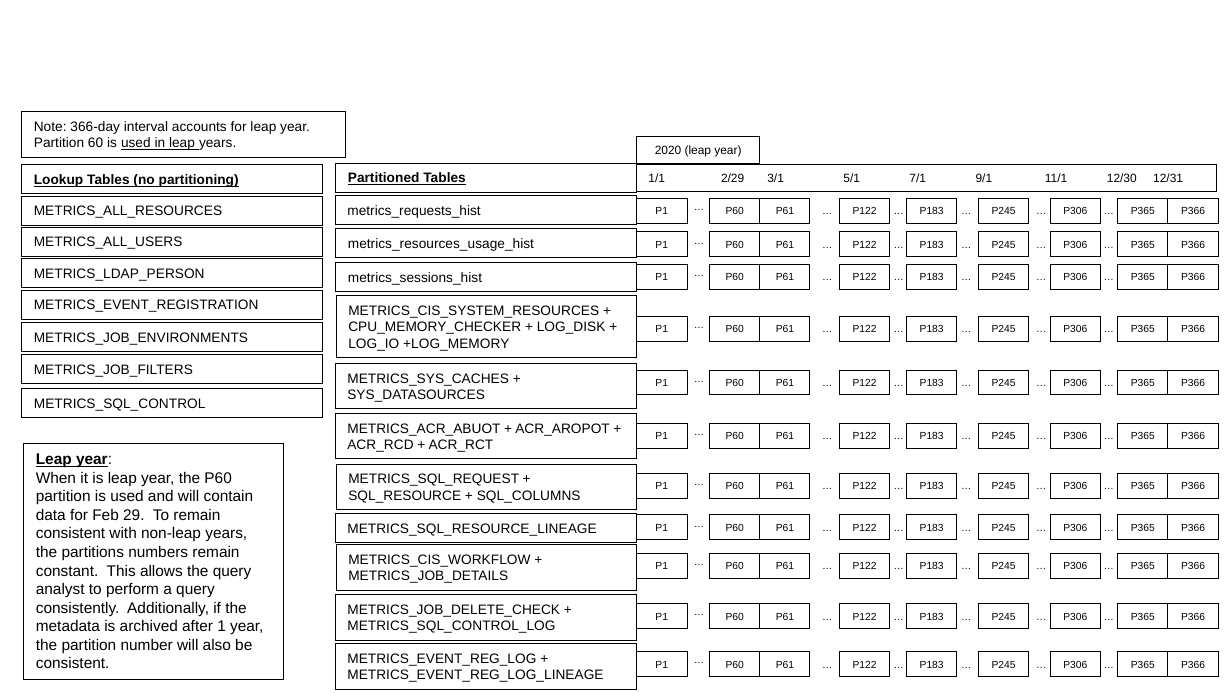
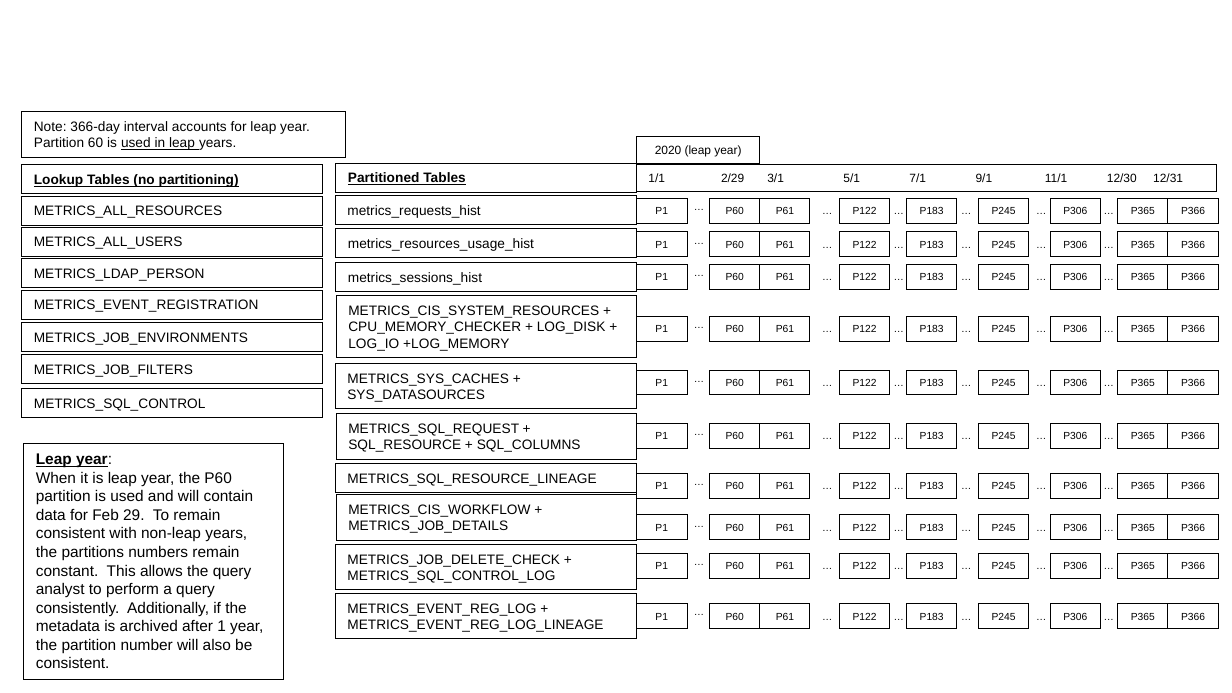
Before and after one commit to TIBCOSoftware/ASAssets_KPI, a slide deck: slide 23 of DocumentationSource/2022Q100/KPI Metrics Overview.pptx. Drawn at 1232x693 pixels with LibreOffice and Linux fonts; fonts in the diff are those of the drawing; background and template pictures are left out. Boxes give left, top, right and bottom in pixels: in the first picture for what was removed or moved away, otherwise in the second. Text is boxed around its words. In the diff, an @@ line names an element or a change of style, - is before the commit and + after.

```diff
--- a/DocumentationSource/2022Q100/KPI Metrics Overview.pptx
+++ b/DocumentationSource/2022Q100/KPI Metrics Overview.pptx
@@ rectangle removed at (x1=335, y1=414, x2=636, y2=460) @@
-METRICS_ACR_ABUOT + ACR_AROPOT + ACR_RCD + ACR_RCT
@@ 5 rectangles moved together from (x1=335, y1=464, x2=637, y2=689) to (x1=335, y1=414, x2=637, y2=639) @@
@@ group removed at (x1=636, y1=648, x2=1218, y2=676): 9 rectangles, 6 texts @@
-P1
-P366
-P60
-P61
-P365
-P122
-P183
-P245
-…
-…
-…
-…
-P306
-…
-…
```
Also in this commit, not shown: 3 other slides changed, 6 other files.
